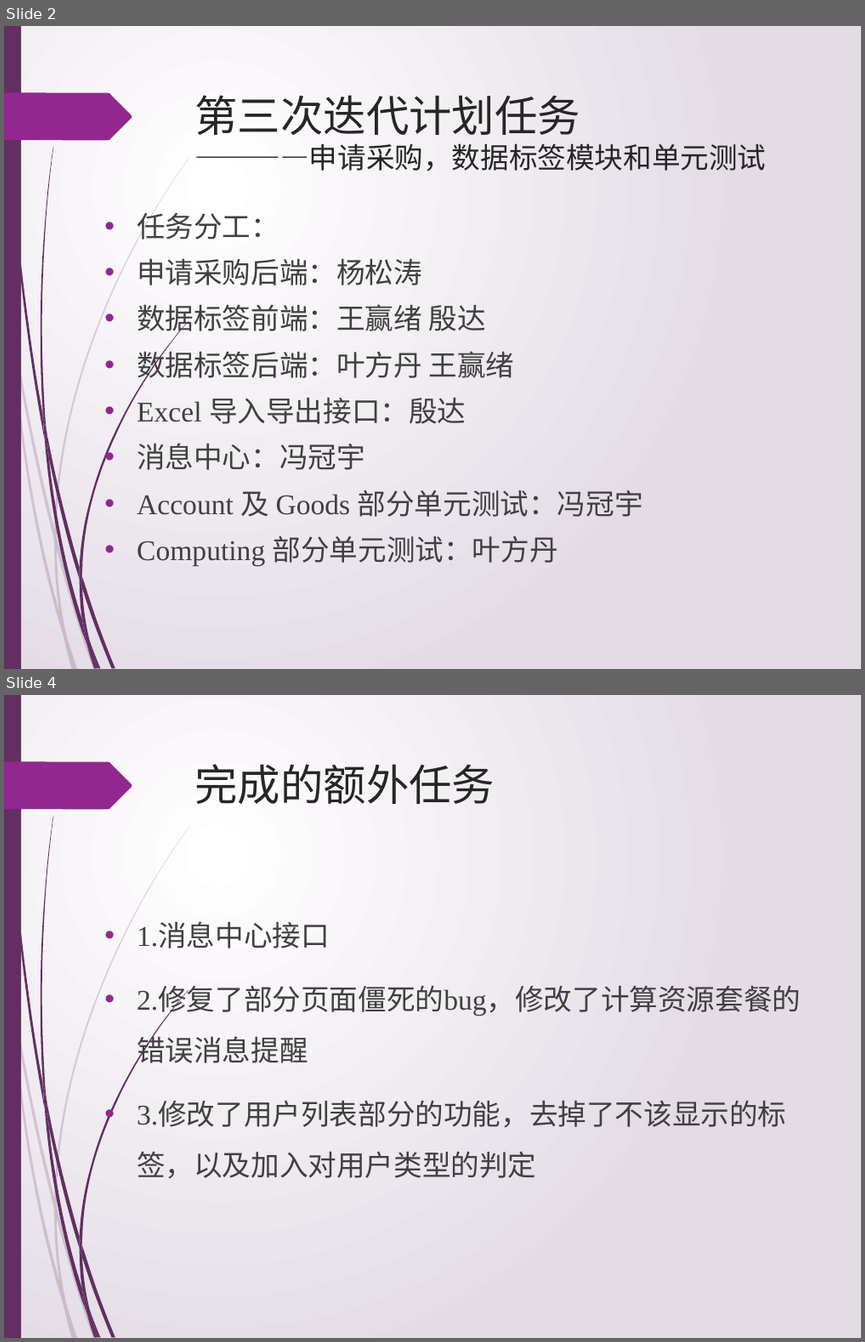
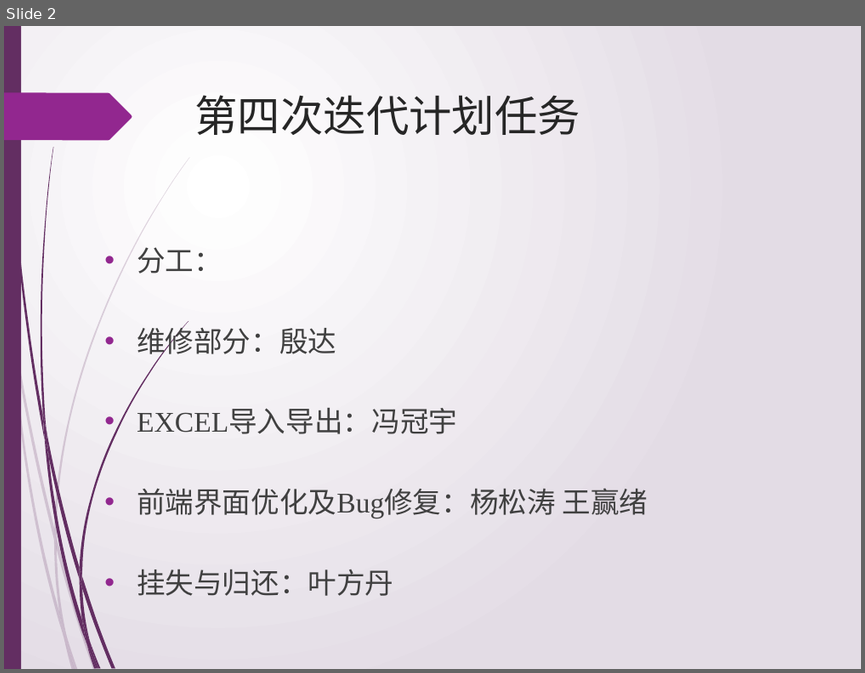
Before and after one commit to jiguanglizipao/LSMS, a slide deck: ppt_of_sprint/sprint3.pptx. Shown one above the other, each under a label of ours: slides 2 and 4 before the commit, slide 2 after it; the slides between them are not shown. The pictures are 865x1342 and 865x673 pixels, drawn with LibreOffice and Linux fonts; fonts in the diff are those of the drawing. Boxes give left, top, right and bottom in pixels: in the first picture for what was removed or moved away, otherwise in the second. Text is boxed around its words. In the diff, an @@ line names an element or a change of style, - is before the commit and + after.

```diff
--- a/ppt_of_sprint/sprint3.pptx
+++ b/ppt_of_sprint/sprint3.pptx
@@ slide 4 removed at [4,695,861,1338], background gradient #FFFFFF to #E4DDE6; not listed: 24 template elements that a slide beside it also shows @@
@@ title removed at [194,764,494,804] @@
-完成的额外任务
@@ text removed at [137,924,800,1179] @@
-• 1.消息中心接口
-• 2.修复了部分页面僵死的bug，修改了计算资源套餐的错误消息提醒
-• 3.修改了用户列表部分的功能，去掉了不该显示的标签，以及加入对用户类型的判定
@@ slide 2 changed as well @@
@@ title at [194,95,580,135]: text changed; size 24 to 36 pt @@
-第三次迭代计划任务
-————申请采购，数据标签模块和单元测试
+第四次迭代计划任务
@@ text at [137,247,647,596]: text changed @@
-• 任务分工：
-• 申请采购后端：杨松涛
-• 数据标签前端：王赢绪 殷达
-• 数据标签后端：叶方丹 王赢绪
-• Excel 导入导出接口：殷达
-• 消息中心：冯冠宇
-• Account 及 Goods 部分单元测试：冯冠宇
-• Computing 部分单元测试：叶方丹
+• 分工：
+• 维修部分：殷达
+• EXCEL导入导出：冯冠宇
+• 前端界面优化及Bug修复：杨松涛 王赢绪
+• 挂失与归还：叶方丹
```
Also in this commit, not shown: 2 other slides changed, 1 slide added, 3 other files.
